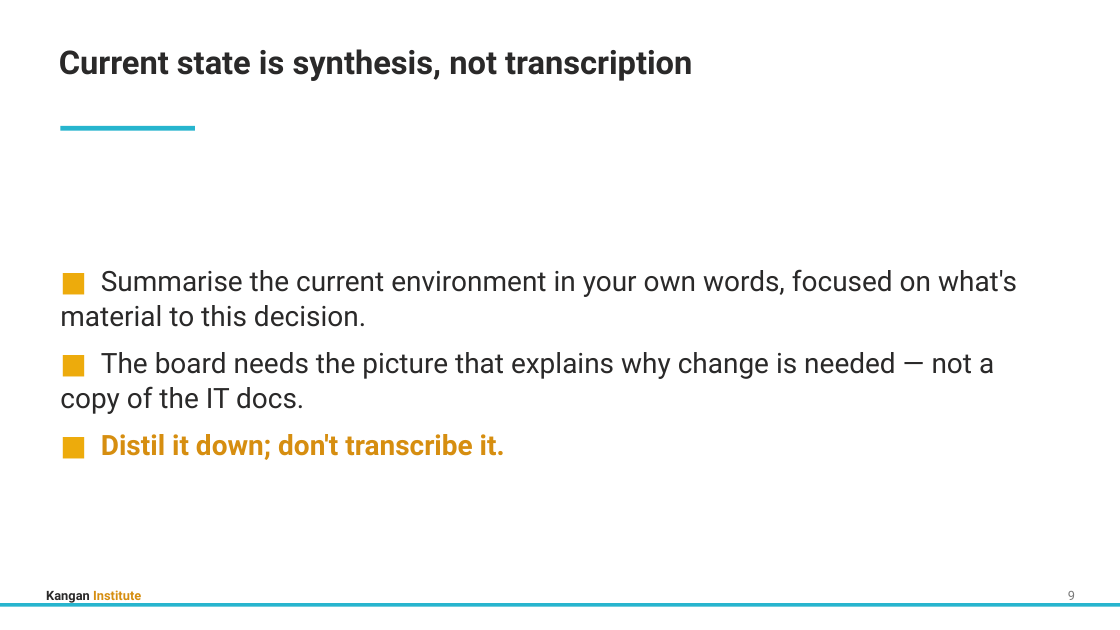
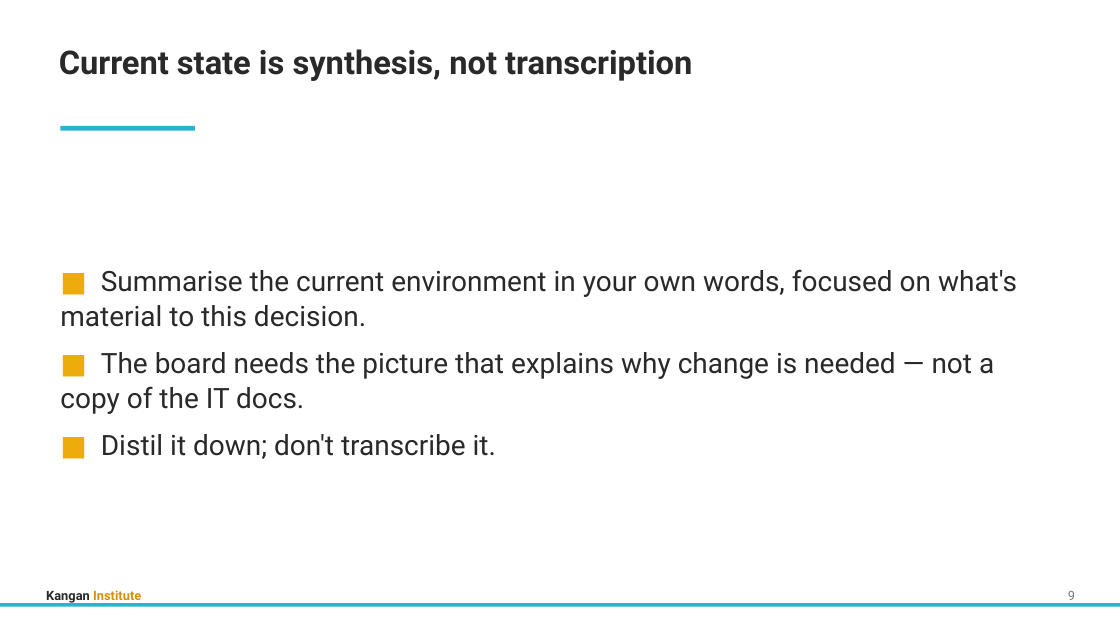
Before and after one commit to Digital-Initiatives-Kangan-Institute/diploma-cloud-cyber-content-s1, a slide deck: slide 12 of S1-CL1-Cloud-Design-Build/delivery/topic_02/Topic_02_Slides.pptx. Drawn at 1120x630 pixels with LibreOffice and Linux fonts; fonts in the diff are those of the drawing. Boxes give left, top, right and bottom in pixels: in the first picture for what was removed or moved away, otherwise in the second. Text is boxed around its words. In the diff, an @@ line names an element or a change of style, - is before the commit and + after.

```diff
--- a/S1-CL1-Cloud-Design-Build/delivery/topic_02/Topic_02_Slides.pptx
+++ b/S1-CL1-Cloud-Design-Build/delivery/topic_02/Topic_02_Slides.pptx
@@ text at <box>101,434,496,459</box>: text colour #D68E10 to #2A2929, bold off in "Distil it down; don't transcribe it." @@
```
Also in this commit, not shown: 12 other slides changed, 59 other files.
